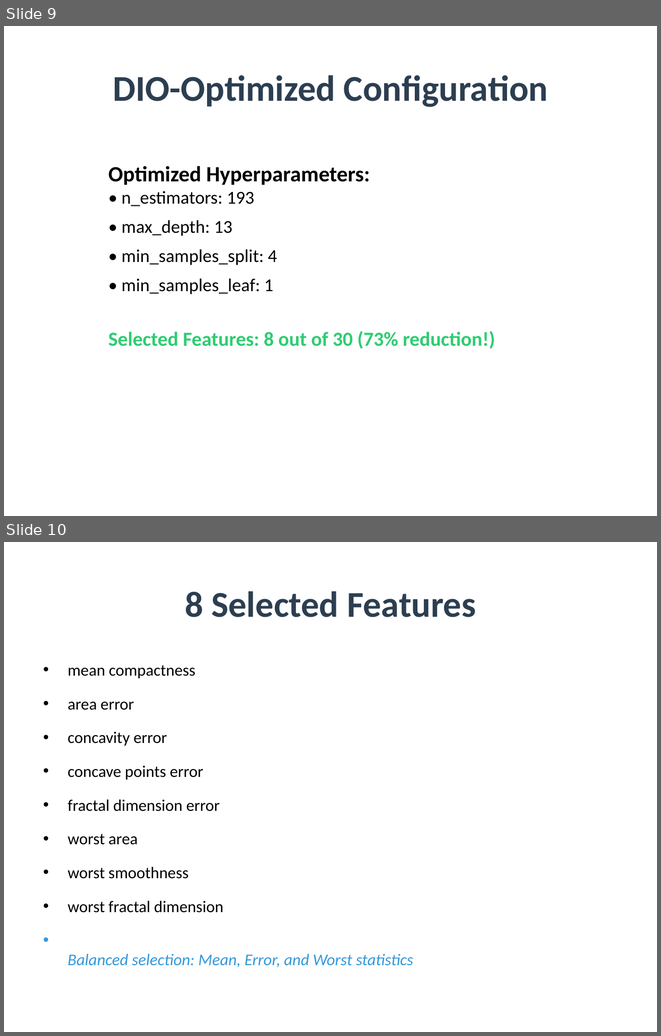
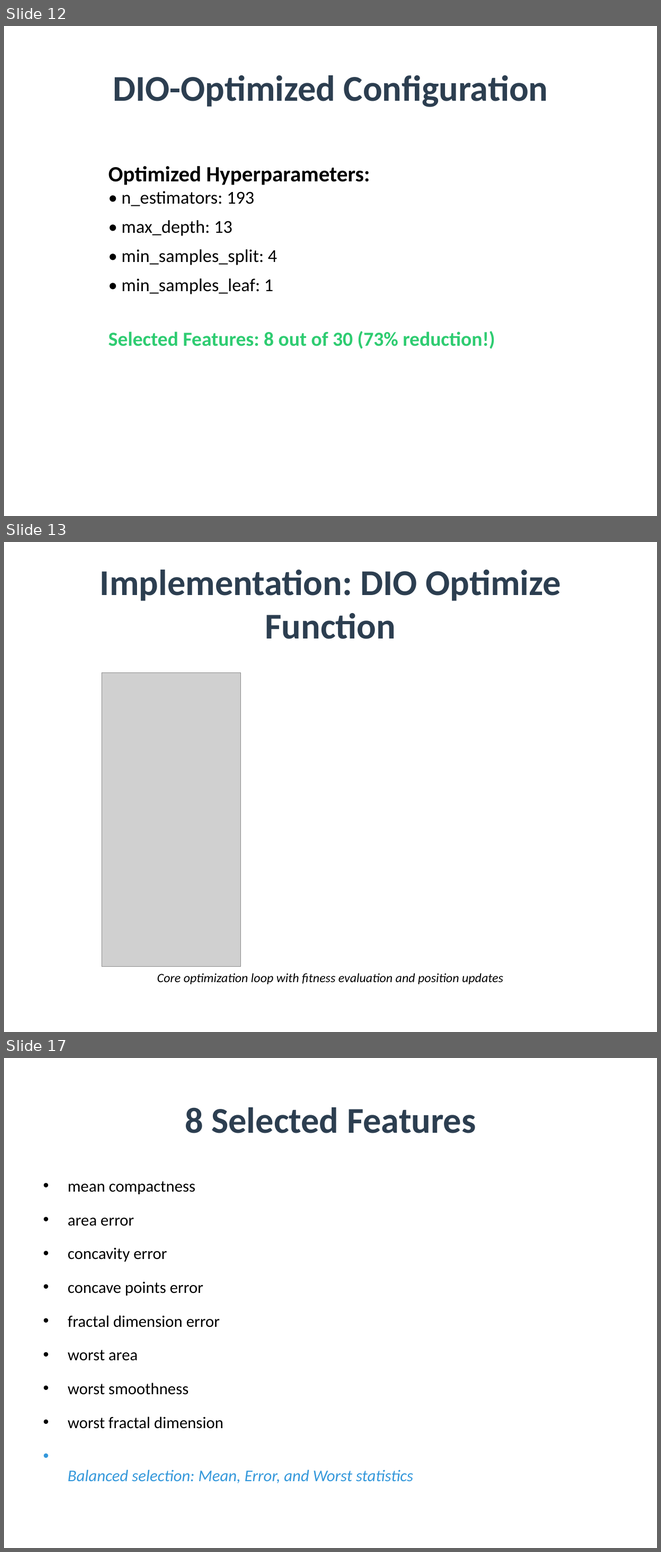
Before and after one commit to amine-dubs/dio-optimization, a slide deck: Presentation/DIO_Research_Presentation.pptx. Shown one above the other, each under a label of ours: slides 9 and 10 before the commit, slides 12, 13 and 17 after it; the slides between them are not shown. The pictures are 661x1036 and 661x1552 pixels, drawn with LibreOffice and Linux fonts; fonts in the diff are those of the drawing; grey boxes stand for pictures. Boxes give left, top, right and bottom in pixels: in the first picture for what was removed or moved away, otherwise in the second. Text is boxed around its words. In the diff, an @@ line names an element or a change of style, - is before the commit and + after.

```diff
--- a/Presentation/DIO_Research_Presentation.pptx
+++ b/Presentation/DIO_Research_Presentation.pptx
@@ slide 13 added at (4,542,657,1032), background #FFFFFF @@
@@ title added at (100,570,561,639), 40 pt, text #2C3E50, bold @@
+Implementation: DIO Optimize Function
@@ picture added at (102,672,241,967) @@
@@ text added at (157,973,503,984), 14 pt, text #000000, italic @@
+Core optimization loop with fitness evaluation and position updates
@@ what was slide 9 is now slide 12 @@
@@ what was slide 10 is now slide 17 @@
```
Also in this commit, not shown: 6 slides changed, 11 other slides added, 26 other files.
